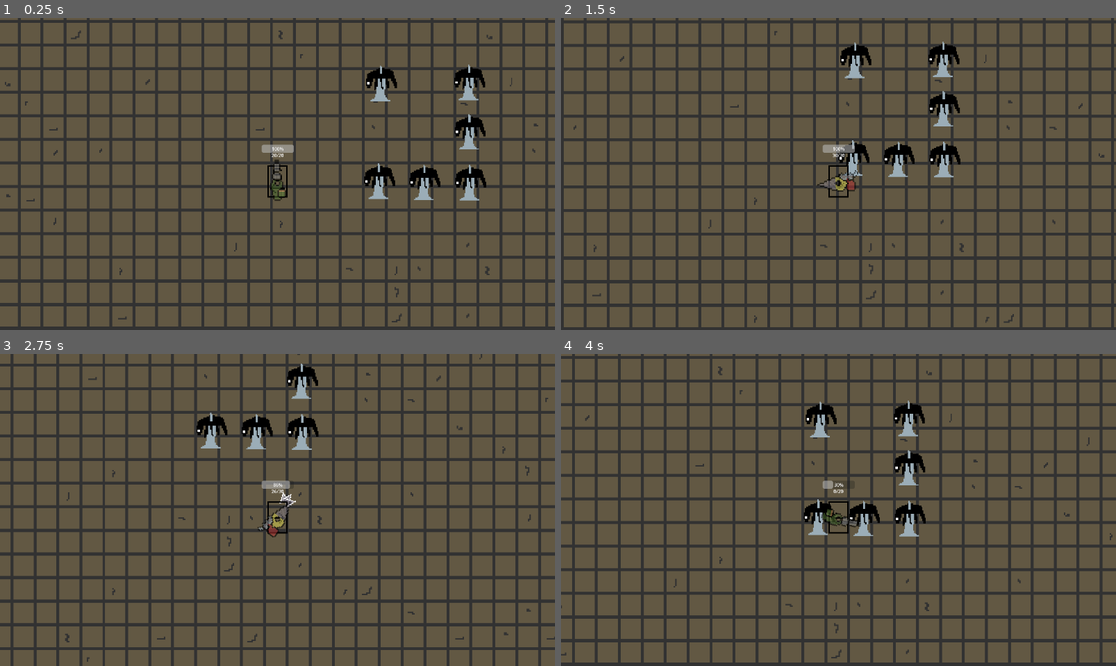
Above: before the commit, frames 1-4 (two rows, left to right).
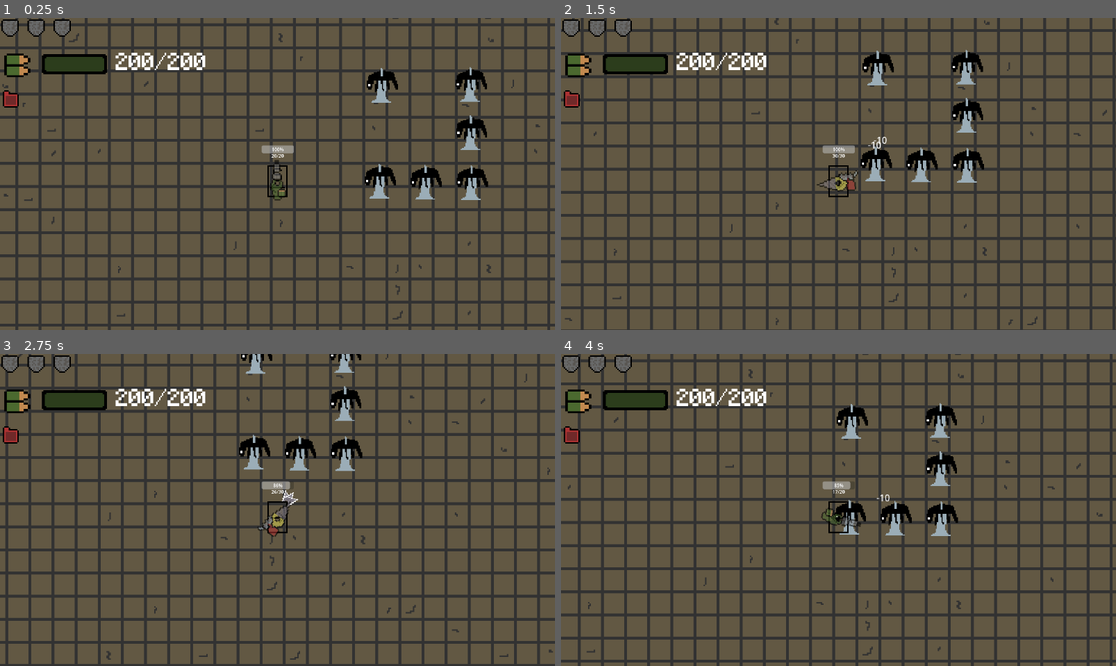
Above: after the commit, the same moments.

Repository: NikitinMaksim/Coursework_2023
Game: Godot game, scene res://Main_scene.tscn
Same seed, same stepped clock (60 frames per second), same inputs: the game is played once before the commit and once after it.
Inputs (mouse positions are in pixels of both pictures, inside the frame that each line leads up to):
- Up to frame 1 (0.25 s): no input
- Up to frame 2 (1.5 s): tap Enter at 0.5 s; move the mouse to (960, 158) at 0.52 s; press the mouse at (960, 158) at 0.53 s; hold D (move_right) 0.53-1.28 s; move the mouse to (727, 189) at 1.27 s; release the mouse at (727, 189) at 1.28 s; hold S (move_down) from 1.28 s (still down); tap E (swap_weapon) at 1.35 s
- Up to frame 3 (2.75 s): move the mouse to (333, 441) at 2.02 s; release S (move_down) at 2.03 s; press the mouse at (333, 441) at 2.03 s; hold D (move_right) from 2.03 s (still down)
- Up to frame 4 (4 s): move the mouse to (810, 572) at 2.77 s; release D (move_right) at 2.78 s; release the mouse at (810, 572) at 2.78 s; hold W (move_up) 2.78-3.53 s; tap E (swap_weapon) at 2.85 s; move the mouse to (1005, 556) at 3.52 s; press the mouse at (1005, 556) at 3.53 s; hold A (move_left) from 3.53 s (still down)

The runs differ from the first frame. In frame 1, 22% of the frame differs, in the area x 0-100%, y 0-100%; in frame 2, 35%; in frame 3, 37%; in frame 4, 36%.
Error before the commit: Invalid assignment of property or key 'max_pierce' with value of type 'int' on a base object of type 'Node2D (bullet.gd)'. (res://Player/Player.gd:69)

Commit message:
UI (not finished)
Need to somehow resize the label and not the onther elements

Diff:
--- a/Turn up the heat/Component/HealthComponent.gd
+++ b/Turn up the heat/Component/HealthComponent.gd
@@ -12,8 +12,9 @@
 func damage(attack: float):
 	var new_popup = preload("res://UI/damage_popup.tscn").instantiate()
 	new_popup.damage_dealt = attack
-	new_popup.position = position + Vector2(randf_range(-text_spread,text_spread),randf_range(-text_spread,text_spread))
-	get_parent().add_child(new_popup)
+	new_popup.position = global_position + Vector2(randf_range(-text_spread,text_spread),randf_range(-text_spread,text_spread))
+	new_popup.scale = Vector2(2,2)
+	get_parent().get_parent().add_child(new_popup)
 	health -= attack
 	if health<=0:
 		get_parent().queue_free()
--- a/Turn up the heat/Damage_popup.gd
+++ /dev/null
@@ -1,10 +0,0 @@
-extends Control
-@export var damage_dealt: float
-
-# Called when the node enters the scene tree for the first time.
-func _ready():
-	$Timer.start()
-	$Label.text = "-"+str(damage_dealt)
-
-func _on_timer_timeout():
-	queue_free()
--- a/Turn up the heat/HealthComponent.gd
+++ /dev/null
@@ -1,18 +0,0 @@
-extends Node2D
-class_name HealthComponent
-
-@export var Max_health : float = 10.0
-@export var text_spread:int = 15
-var health: float
-
-func _ready():
-	health = Max_health
-
-func damage(attack: float):
-	var new_popup = preload("res://damage_popup.tscn").instantiate()
-	new_popup.damage_dealt = attack
-	new_popup.position = position + Vector2(randf_range(-text_spread,text_spread),randf_range(-text_spread,text_spread))
-	get_parent().add_child(new_popup)
-	health -= attack
-	if health<=0:
-		get_parent().queue_free()
--- a/Turn up the heat/HitboxComponent.gd
+++ /dev/null
@@ -1,8 +0,0 @@
-extends Area2D
-class_name HitboxComponent
-
-@export var health_component : HealthComponent
-
-func damage(attack:float):
-	if health_component:
-		health_component.damage(attack)
--- a/Turn up the heat/Main_scene.tscn
+++ b/Turn up the heat/Main_scene.tscn
@@ -1,8 +1,10 @@
-[gd_scene load_steps=6 format=3 uid="uid://c6gvx3h1wsmxr"]
+[gd_scene load_steps=8 format=3 uid="uid://c6gvx3h1wsmxr"]
 
 [ext_resource type="PackedScene" uid="uid://cm1kk7fl1jtqd" path="res://Player/Player.tscn" id="1_4lbih"]
 [ext_resource type="Texture2D" uid="uid://byat7of71781d" path="res://Temp_images/Temp_tilemap.png" id="2_e342k"]
+[ext_resource type="Resource" uid="uid://ndvyfpcxgqp6" path="res://Resources/Bodys/Standart_body.tres" id="2_tntu8"]
 [ext_resource type="PackedScene" uid="uid://tkfoeiya5d55" path="res://target_dummy.tscn" id="3_jq3h0"]
+[ext_resource type="PackedScene" uid="uid://cempmouod714f" path="res://UI/UI.tscn" id="5_ggsaw"]
 
 [sub_resource type="TileSetAtlasSource" id="TileSetAtlasSource_kc1pk"]
 texture = ExtResource("2_e342k")
@@ -205,13 +207,12 @@
 sources/0 = SubResource("TileSetAtlasSource_kc1pk")
 
 [node name="Node2D" type="Node2D"]
-scale = Vector2(0.992034, 1.02136)
 
 [node name="Player" parent="." instance=ExtResource("1_4lbih")]
 z_index = 1
 y_sort_enabled = true
 position = Vector2(21, 37)
-speed = 400.0
+body = ExtResource("2_tntu8")
 
 [node name="RemoteTransform2D" type="RemoteTransform2D" parent="Player"]
 remote_path = NodePath("../../Camera2D")
@@ -245,3 +246,10 @@
 
 [node name="Target_dummy6" parent="." instance=ExtResource("3_jq3h0")]
 position = Vector2(690.501, -109.658)
+
+[node name="CanvasLayer" type="CanvasLayer" parent="."]
+scale = Vector2(10, 10)
+transform = Transform2D(10, 0, 0, 10, 0, 0)
+
+[node name="UI" parent="CanvasLayer" instance=ExtResource("5_ggsaw")]
+scale = Vector2(0.3, 0.3)
--- a/Turn up the heat/Player/Player.gd
+++ b/Turn up the heat/Player/Player.gd
@@ -1,6 +1,4 @@
 extends CharacterBody2D
-
-@export var speed : float = 300.0
 
 @onready var anitree : AnimationTree = $AnimationTree
 @onready var gun = $Gun
@@ -10,8 +8,10 @@
 @onready var marker_2d = $Gun/Marker2D
 
 signal change_offset(x)
+signal set_ammo_ui(ammo_spent)
 
 @export var weapons: Array[GunData]
+@export var body: BodyData
 
 var direction : Vector2 = Vector2.ZERO
 var current_gun: int = 0
@@ -19,12 +19,20 @@
 var clip: int = 0
 var second_weapon_clip: int = 0
 var is_melee: bool = false
+var current_armor: int = 1
+var current_ammo: int = 1
+var max_ammo: int = 1
 
 func _ready():
 	anitree.active = true
+	$Sprite2D.texture=body.sprite_sheet
 	change_gun(current_gun)
 	clip = weapons[0].clip
 	second_weapon_clip = weapons[1].clip
+	current_armor = body.armor_platings
+	max_ammo = body.max_ammo
+	current_ammo = max_ammo
+	$"../CanvasLayer/UI/Health".setArmor(current_armor)
 	update_magazine_label()
 
 func _process(_delta):
@@ -33,7 +41,7 @@
 func _physics_process(_delta):
 	direction = Input.get_vector("move_left","move_right","move_up","move_down").normalized()
 	if direction:
-		velocity = direction * speed
+		velocity = direction * body.speed
 	else:
 		velocity = Vector2.ZERO
 	move_and_slide()
@@ -103,7 +111,9 @@
 	else: change_gun(1)
 
 func _on_timer_reload_timeout():
+	current_ammo -= max_clip-clip
 	clip = max_clip
+	set_ammo_ui.emit(current_ammo)
 	update_magazine_label()
 
 func update_magazine_label():
--- a/Turn up the heat/Player/Player.tscn
+++ b/Turn up the heat/Player/Player.tscn
@@ -1,9 +1,9 @@
 [gd_scene load_steps=34 format=3 uid="uid://cm1kk7fl1jtqd"]
 
 [ext_resource type="Script" path="res://Player/Player.gd" id="1_8kf3r"]
-[ext_resource type="Resource" uid="uid://cgg7wit8qtreu" path="res://Resources/Machine_gun.tres" id="2_n882w"]
+[ext_resource type="Resource" uid="uid://cgg7wit8qtreu" path="res://Resources/Guns/Machine_gun.tres" id="2_6ecqg"]
 [ext_resource type="Texture2D" uid="uid://cs5fxbt0w15fb" path="res://Temp_images/Temp_character_spritesheet.png" id="2_ngyrq"]
-[ext_resource type="Resource" uid="uid://7fhe6gupp5ys" path="res://Resources/Drill.tres" id="3_wvggi"]
+[ext_resource type="Resource" uid="uid://7fhe6gupp5ys" path="res://Resources/Guns/Drill.tres" id="3_jyuny"]
 [ext_resource type="Script" path="res://Player/Gun.gd" id="4_koxme"]
 [ext_resource type="Texture2D" uid="uid://v7iy0etlfafx" path="res://Temp_images/Gun.png" id="5_lbhw0"]
 [ext_resource type="Script" path="res://Player/Muzzle.gd" id="7_6pfxh"]
@@ -222,8 +222,7 @@
 [node name="Player" type="CharacterBody2D"]
 scale = Vector2(5, 5)
 script = ExtResource("1_8kf3r")
-speed = 6000.0
-weapons = Array[Resource("res://Resources/Gun_data.gd")]([ExtResource("2_n882w"), ExtResource("3_wvggi")])
+weapons = Array[Resource("res://Resources/Guns/Gun_data.gd")]([ExtResource("2_6ecqg"), ExtResource("3_jyuny")])
 
 [node name="CollisionShape2D" type="CollisionShape2D" parent="."]
 position = Vector2(3.8147e-07, 4.8)
--- /dev/null
+++ b/Turn up the heat/Resources/Bodys/Body_Data.gd
@@ -0,0 +1,8 @@
+extends Resource
+class_name BodyData
+
+@export var armor_platings: int = 3
+@export var speed: float = 300
+@export var max_ammo: int = 300
+@export var max_fuel: int = 150
+@export var sprite_sheet: CompressedTexture2D
--- /dev/null
+++ b/Turn up the heat/Resources/Bodys/Standart_body.tres
@@ -0,0 +1,12 @@
+[gd_resource type="Resource" script_class="BodyData" load_steps=3 format=3 uid="uid://ndvyfpcxgqp6"]
+
+[ext_resource type="Script" path="res://Resources/Bodys/Body_Data.gd" id="1_gf0wl"]
+[ext_resource type="Texture2D" uid="uid://cs5fxbt0w15fb" path="res://Temp_images/Temp_character_spritesheet.png" id="2_2p6r7"]
+
+[resource]
+script = ExtResource("1_gf0wl")
+armor_platings = 3
+speed = 300.0
+max_ammo = 300
+max_fuel = 150
+sprite_sheet = ExtResource("2_2p6r7")
--- a/Turn up the heat/Resources/Drill.tres
+++ b/Turn up the heat/Resources/Guns/Drill.tres
@@ -1,6 +1,6 @@
 [gd_resource type="Resource" script_class="GunData" load_steps=4 format=3 uid="uid://7fhe6gupp5ys"]
 
-[ext_resource type="Script" path="res://Resources/Gun_data.gd" id="1_2bd51"]
+[ext_resource type="Script" path="res://Resources/Guns/Gun_data.gd" id="1_2bd51"]
 [ext_resource type="PackedScene" uid="uid://dyoy1pn7iwf3k" path="res://Resources/Melee hits/melee_projectile.tscn" id="1_v0u33"]
 [ext_resource type="Texture2D" uid="uid://dn1sqifqn4j5r" path="res://Temp_images/Drill.png" id="2_75aub"]
 
--- a/Turn up the heat/Resources/Machine_gun.tres
+++ b/Turn up the heat/Resources/Guns/Machine_gun.tres
@@ -1,7 +1,7 @@
 [gd_resource type="Resource" script_class="GunData" load_steps=4 format=3 uid="uid://cgg7wit8qtreu"]
 
-[ext_resource type="PackedScene" uid="uid://bsowby1rtlnue" path="res://Resources/bullet.tscn" id="1_afq8r"]
-[ext_resource type="Script" path="res://Resources/Gun_data.gd" id="1_n8emd"]
+[ext_resource type="PackedScene" uid="uid://bsowby1rtlnue" path="res://Resources/Bullets/bullet.tscn" id="1_afq8r"]
+[ext_resource type="Script" path="res://Resources/Guns/Gun_data.gd" id="1_n8emd"]
 [ext_resource type="Texture2D" uid="uid://v7iy0etlfafx" path="res://Temp_images/Gun.png" id="2_menfp"]
 
 [resource]
--- a/Turn up the heat/Resources/bullet.gd
+++ /dev/null
@@ -1,15 +0,0 @@
-extends Node2D
-
-@export var speed: int = 750
-@export var max_distance: int = 100
-
-var remaining_distance: int = 100
-
-func _ready():
-	remaining_distance = max_distance
-
-func _process(delta):
-	position += transform.x * speed * delta
-	remaining_distance -= speed
-	if (remaining_distance<0):
-		queue_free()
--- a/Turn up the heat/Resources/bullet.tscn
+++ b/Turn up the heat/Resources/bullet.tscn
@@ -1,14 +1,31 @@
-[gd_scene load_steps=4 format=3 uid="uid://bsowby1rtlnue"]
+[gd_scene load_steps=4 format=3 uid="uid://pg7enujjhaeq"]
 
-[ext_resource type="Script" path="res://Resources/bullet.gd" id="1_8gupo"]
 [ext_resource type="Texture2D" uid="uid://dfv6ndu28s2vy" path="res://Sprites/Bullet.png" id="1_ygoiw"]
+
+[sub_resource type="GDScript" id="GDScript_5d3mb"]
+script/source = "extends Node2D
+
+@export var speed: int = 750
+@export var max_distance: int = 100
+
+var remaining_distance: int = 100
+
+func _ready():
+	remaining_distance = max_distance
+
+func _process(delta):
+	position += transform.x * speed * delta
+	remaining_distance -= speed
+	if (remaining_distance<0):
+		queue_free()
+"
 
 [sub_resource type="RectangleShape2D" id="RectangleShape2D_u4io8"]
 size = Vector2(4, 4)
 
 [node name="Bullet" type="Node2D"]
 scale = Vector2(5, 5)
-script = ExtResource("1_8gupo")
+script = SubResource("GDScript_5d3mb")
 speed = 400
 
 [node name="Sprite2D" type="Sprite2D" parent="."]
--- a/Turn up the heat/UI/Damage_popup.gd
+++ b/Turn up the heat/UI/Damage_popup.gd
@@ -6,5 +6,8 @@
 	$Timer.start()
 	$Label.text = "-"+str(damage_dealt)
 
+func _physics_process(_delta):
+	position.y-=0.5
+
 func _on_timer_timeout():
 	queue_free()
--- /dev/null
+++ b/Turn up the heat/UI/Health.gd
@@ -0,0 +1,10 @@
+extends HBoxContainer
+
+
+func setArmor(max:int):
+	for n in self.get_children():
+		self.remove_child(n)
+		n.queue_free()
+	for i in range(max):
+		var armor = preload("res://UI/armor_plate.tscn").instantiate()
+		self.add_child(armor)
--- /dev/null
+++ b/Turn up the heat/UI/UI.tscn
@@ -0,0 +1,61 @@
+[gd_scene load_steps=8 format=3 uid="uid://cempmouod714f"]
+
+[ext_resource type="Script" path="res://UI/Health.gd" id="1_ae6d6"]
+[ext_resource type="Texture2D" uid="uid://cvkvmilp5wr3d" path="res://UI/Ammo.png" id="2_yeka5"]
+[ext_resource type="Texture2D" uid="uid://bsaatxn0om6xf" path="res://UI/ProgressBarUnder.png" id="3_5vepw"]
+[ext_resource type="Texture2D" uid="uid://d3jsuc5ud558i" path="res://UI/Fuelcan.png" id="3_r4m5t"]
+[ext_resource type="Texture2D" uid="uid://c1ewdfvcfhcsi" path="res://UI/ProgressBarProgress.png" id="4_suroe"]
+[ext_resource type="FontFile" uid="uid://c5wbpyhsvjllk" path="res://Minecraft.ttf" id="5_rfqqg"]
+
+[sub_resource type="LabelSettings" id="LabelSettings_5leu6"]
+line_spacing = 0.0
+font = ExtResource("5_rfqqg")
+
+[node name="UI" type="VBoxContainer"]
+texture_filter = 3
+custom_minimum_size = Vector2(16, 16)
+offset_right = 143.0
+offset_bottom = 64.0
+alignment = 1
+
+[node name="Health" type="HBoxContainer" parent="."]
+custom_minimum_size = Vector2(16, 16)
+layout_mode = 2
+script = ExtResource("1_ae6d6")
+
+[node name="Ammo" type="HBoxContainer" parent="."]
+layout_mode = 2
+
+[node name="Control" type="Control" parent="Ammo"]
+custom_minimum_size = Vector2(24, 24)
+layout_mode = 2
+
+[node name="AmmoSprite" type="Sprite2D" parent="Ammo/Control"]
+scale = Vector2(1.5, 1.5)
+texture = ExtResource("2_yeka5")
+centered = false
+
+[node name="TextureProgressBar" type="TextureProgressBar" parent="Ammo"]
+layout_mode = 2
+size_flags_horizontal = 6
+size_flags_vertical = 4
+texture_under = ExtResource("3_5vepw")
+texture_progress = ExtResource("4_suroe")
+
+[node name="Label" type="Label" parent="Ammo"]
+y_sort_enabled = true
+custom_minimum_size = Vector2(16, 16)
+layout_mode = 2
+size_flags_horizontal = 3
+text = "200/200"
+label_settings = SubResource("LabelSettings_5leu6")
+horizontal_alignment = 1
+vertical_alignment = 2
+
+[node name="Fuel" type="HBoxContainer" parent="."]
+custom_minimum_size = Vector2(16, 16)
+layout_mode = 2
+
+[node name="FuelSprite" type="Sprite2D" parent="Fuel"]
+texture = ExtResource("3_r4m5t")
+centered = false
--- /dev/null
+++ b/Turn up the heat/UI/armor_plate.tscn
@@ -0,0 +1,14 @@
+[gd_scene load_steps=2 format=3 uid="uid://bdli5ke1itnib"]
+
+[ext_resource type="Texture2D" uid="uid://xyaqa5ofg05g" path="res://UI/ArmorPlate.png" id="1_kpc7m"]
+
+[node name="ArmorPlate" type="Panel"]
+self_modulate = Color(1, 1, 1, 0)
+custom_minimum_size = Vector2(14, 14)
+offset_right = 14.0
+offset_bottom = 14.0
+
+[node name="Sprite2D" type="Sprite2D" parent="."]
+position = Vector2(-1, -1)
+texture = ExtResource("1_kpc7m")
+centered = false
--- a/Turn up the heat/damage_popup.tscn
+++ /dev/null
@@ -1,31 +0,0 @@
-[gd_scene load_steps=2 format=3 uid="uid://cmpovjam8wg3v"]
-
-[ext_resource type="Script" path="res://Damage_popup.gd" id="1_mpuea"]
-
-[node name="Damage_popup" type="Control"]
-y_sort_enabled = true
-layout_mode = 3
-anchors_preset = 15
-anchor_right = 1.0
-anchor_bottom = 1.0
-offset_left = -13.0
-offset_top = 4.0
-offset_right = -1165.0
-offset_bottom = -644.0
-grow_horizontal = 2
-grow_vertical = 2
-scale = Vector2(0.5, 0.5)
-script = ExtResource("1_mpuea")
-
-[node name="Label" type="Label" parent="."]
-layout_mode = 0
-offset_left = -18.0
-offset_top = -38.5
-offset_right = 56.0
-offset_bottom = -12.5
-text = "-10"
-
-[node name="Timer" type="Timer" parent="."]
-one_shot = true
-
-[connection signal="timeout" from="Timer" to="." method="_on_timer_timeout"]
--- a/Turn up the heat/health_component.tscn
+++ /dev/null
@@ -1,6 +0,0 @@
-[gd_scene load_steps=2 format=3 uid="uid://dup4aygtorqy0"]
-
-[ext_resource type="Script" path="res://HealthComponent.gd" id="1_iw5ry"]
-
-[node name="HealthComponent" type="Node2D"]
-script = ExtResource("1_iw5ry")
--- a/Turn up the heat/hitbox_component.tscn
+++ /dev/null
@@ -1,6 +0,0 @@
-[gd_scene load_steps=2 format=3 uid="uid://bgx54257k05ql"]
-
-[ext_resource type="Script" path="res://HitboxComponent.gd" id="1_678c7"]
-
-[node name="HitboxComponent" type="Area2D"]
-script = ExtResource("1_678c7")
--- a/Turn up the heat/target_dummy.tscn
+++ b/Turn up the heat/target_dummy.tscn
@@ -13,10 +13,11 @@
 [node name="Sprite2D" type="Sprite2D" parent="."]
 texture = ExtResource("1_jv7jo")
 
-[node name="HealthComponent" parent="." instance=ExtResource("1_gqidf")]
+[node name="HealthComponent" parent="." instance=ExtResource("2_452nx")]
 Max_health = 1000.0
+text_spread = 30
 
-[node name="HitboxComponent" parent="." node_paths=PackedStringArray("health_component") instance=ExtResource("2_u8jv1")]
+[node name="HitboxComponent" parent="." node_paths=PackedStringArray("health_component") instance=ExtResource("3_skegk")]
 collision_layer = 3
 collision_mask = 3
 health_component = NodePath("../HealthComponent")
Binary file added: Turn up the heat/Minecraft.ttf
Not shown, added: Turn up the heat/Minecraft.ttf.import
Renamed: Turn up the heat/Resources/Gun_data.gd -> Turn up the heat/Resources/Guns/Gun_data.gd
Binary file added: Turn up the heat/UI/Ammo.png
Not shown, added: Turn up the heat/UI/Ammo.png.import
Binary file added: Turn up the heat/UI/ArmorPlate.png
Not shown, added: Turn up the heat/UI/ArmorPlate.png.import
Binary file added: Turn up the heat/UI/Fuelcan.png
Not shown, added: Turn up the heat/UI/Fuelcan.png.import
Binary file added: Turn up the heat/UI/ProgressBarProgress.png
Not shown, added: Turn up the heat/UI/ProgressBarProgress.png.import
Binary file added: Turn up the heat/UI/ProgressBarUnder.png
(and 3 more such lines)
